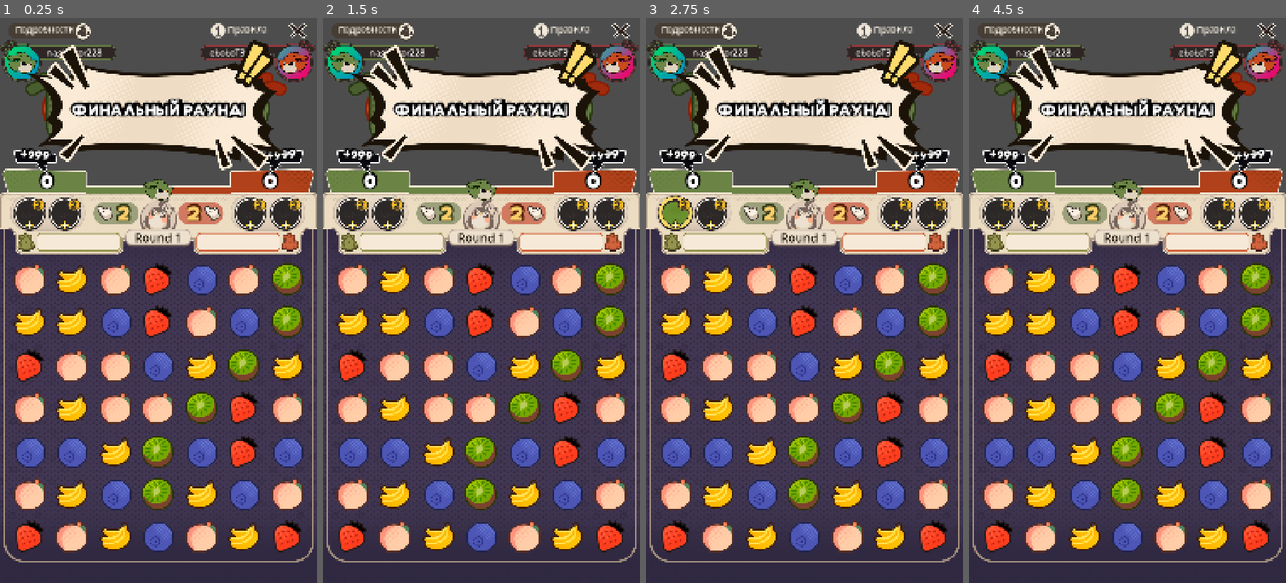
Above: before the commit, frames 1-4 (left to right).
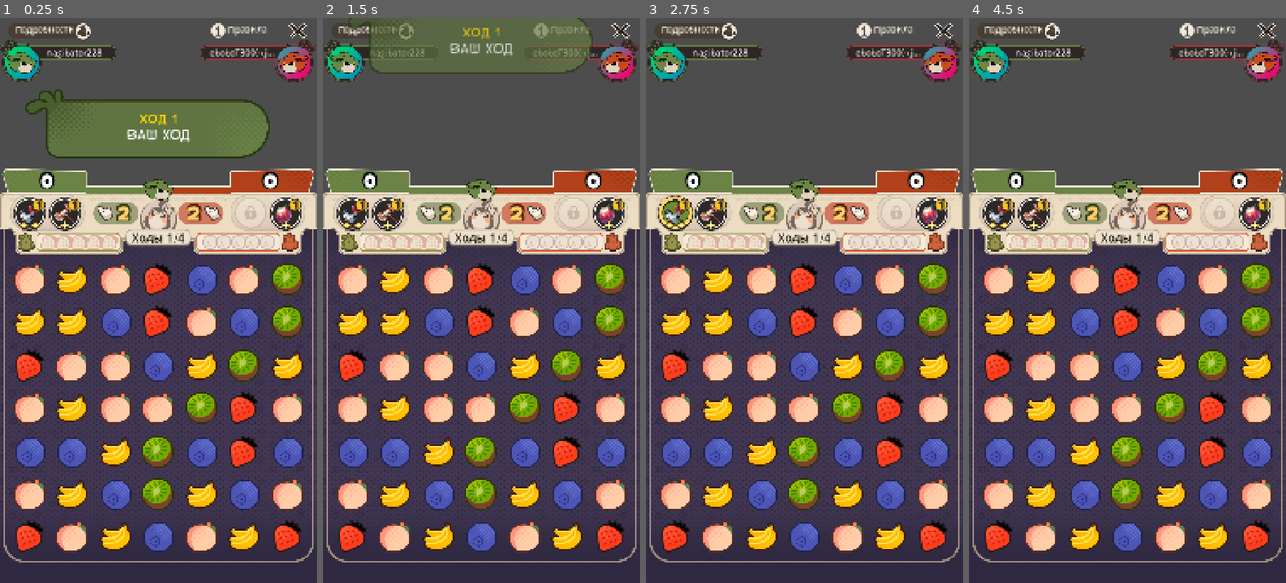
Above: after the commit, the same moments.

Repository: kakachaDev/origami-battle-godot
Game: Godot game, scene res://Assets/Scenes/game.tscn
Same seed, same stepped clock (60 frames per second), same inputs: the game is played once before the commit and once after it.
Inputs (mouse positions are in pixels of both pictures, inside the frame that each line leads up to):
- Up to frame 1 (0.25 s): no input
- Up to frame 2 (1.5 s): click "Правила" at 0.5 s; click "Подробности" at 1.25 s
- Up to frame 3 (2.75 s): click (677, 210) at 2.02 s
- Up to frame 4 (4.5 s): click "Правила" at 2.75 s; click "Подробности" at 3.5 s; click (1000, 210) at 4.27 s

The runs differ from the first frame. In frame 1, 14% of the frame differs, in the area x 4-96%, y 3-41%; in frame 2, 19%, in the area x 4-96%, y 0-41%; in frame 3, 14%; in frame 4, 14%.
Error before the commit: Invalid access to property or key 'move_completed' on a base object of type 'null instance'. (res://Assets/Scripts/GameManager.gd:31)

Commit message:
Implement round/turn system: popups, 4 rounds, game over animation
- Fix broken @onready paths after scene Bottom restructure (GameUI + GameManager)
- GameBoard: add set_board_locked() for external popup blocking
- GameManager: total_rounds=4, signal game_over emitted after round 4
- GameUI: slide-in popups (YourTurn/EnemyTurn/FinalRound) on each player switch;
  round label shows "Ходы N/4"; game over slides Top/Bottom off screen, reloads after 3s

Co-Authored-By: Claude Sonnet 4.6 <noreply@anthropic.com>

Diff:
--- a/Assets/Scripts/GameBoard.gd
+++ b/Assets/Scripts/GameBoard.gd
@@ -26,6 +26,7 @@
 
 var _drag_from: Vector2i = Vector2i(-1, -1)
 var _busy := false
+var _locked_external := false
 
 var _current_player: int = 0
 var _l_passive_gem_type: int = -1
@@ -58,7 +59,10 @@
 
 var is_busy: bool:
 	get:
-		return _busy
+		return _busy or _locked_external
+
+func set_board_locked(value: bool) -> void:
+	_locked_external = value
 
 func configure_passive(l_type: int, r_type: int) -> void:
 	_l_passive_gem_type = l_type
--- a/Assets/Scripts/GameManager.gd
+++ b/Assets/Scripts/GameManager.gd
@@ -6,7 +6,7 @@
 const RIGHT := 1
 const PASSIVE_CHARGE_MAX := 5
 
-@export var total_rounds: int = 0
+@export var total_rounds: int = 4
 
 var current_round: int = 1
 var current_player: int = LEFT
@@ -24,8 +24,9 @@
 signal turns_updated(l_moves: int, r_moves: int, player: int, round: int)
 signal passive_types_assigned(l_gem_type: int, r_gem_type: int)
 signal passive_charge_updated(player: int, charge: int)
+signal game_over
 
-@onready var _board: GameBoard = $"../GameField/Gems"
+@onready var _board: GameBoard = $"../Bottom/GameField/Gems"
 
 func _ready() -> void:
 	_board.move_completed.connect(_on_move_completed)
@@ -78,5 +79,8 @@
 			current_round += 1
 			l_moves_left = MOVES_PER_TURN
 			r_moves_left = MOVES_PER_TURN
+			if total_rounds > 0 and current_round > total_rounds:
+				game_over.emit()
+				return
 	turns_updated.emit(l_moves_left, r_moves_left, current_player, current_round)
 	_board.set_current_player(current_player)
--- a/Assets/Scripts/GameUI.gd
+++ b/Assets/Scripts/GameUI.gd
@@ -8,25 +8,34 @@
 @export var passive_stack_resources: Array[PassiveStackData] = []
 
 @onready var _manager: GameManager = $"../GameManager"
-@onready var _board: GameBoard = $"../GameField/Gems"
-@onready var _l_turns: Label = $"../HotBar/L_Turns"
-@onready var _r_turns: Label = $"../HotBar/R_Turns"
-@onready var _l_score: Label = $"../HotBar/L_Score"
-@onready var _r_score: Label = $"../HotBar/R_Score"
-@onready var _turn_label: Label = $"../HotBar/Turn"
-@onready var _score_line: ScoreLine = $"../HotBar/ScoreLine"
-@onready var _l_add_score: TextureRect = $"../HotBar/L_AddScore"
-@onready var _r_add_score: TextureRect = $"../HotBar/R_AddScore"
-@onready var _l_passive: PassiveStack = $"../HotBar/L_PassiveStack"
-@onready var _r_passive: PassiveStack = $"../HotBar/R_PassiveStack"
-@onready var _l_skill1: ActiveSkillBase = $"../HotBar/L_ActiveSkillSlots/Slot1/ActiveSkillBase"
-@onready var _l_skill2: ActiveSkillBase = $"../HotBar/L_ActiveSkillSlots/Slot2/ActiveSkillBase"
-@onready var _r_skill1: ActiveSkillBase = $"../HotBar/R_ActiveSkillSlots/Slot1/ActiveSkillBase"
-@onready var _r_slot2: Control = $"../HotBar/R_ActiveSkillSlots/Slot2"
+@onready var _board: GameBoard = $"../Bottom/GameField/Gems"
+@onready var _l_turns: Label = $"../Bottom/HotBar/L_Turns"
+@onready var _r_turns: Label = $"../Bottom/HotBar/R_Turns"
+@onready var _l_score: Label = $"../Bottom/HotBar/L_Score"
+@onready var _r_score: Label = $"../Bottom/HotBar/R_Score"
+@onready var _turn_label: Label = $"../Bottom/HotBar/Turn"
+@onready var _score_line: ScoreLine = $"../Bottom/HotBar/ScoreLine"
+@onready var _l_add_score: TextureRect = $"../Bottom/HotBar/L_AddScore"
+@onready var _r_add_score: TextureRect = $"../Bottom/HotBar/R_AddScore"
+@onready var _l_passive: PassiveStack = $"../Bottom/HotBar/L_PassiveStack"
+@onready var _r_passive: PassiveStack = $"../Bottom/HotBar/R_PassiveStack"
+@onready var _l_skill1: ActiveSkillBase = $"../Bottom/HotBar/L_ActiveSkillSlots/Slot1/ActiveSkillBase"
+@onready var _l_skill2: ActiveSkillBase = $"../Bottom/HotBar/L_ActiveSkillSlots/Slot2/ActiveSkillBase"
+@onready var _r_skill1: ActiveSkillBase = $"../Bottom/HotBar/R_ActiveSkillSlots/Slot1/ActiveSkillBase"
+@onready var _r_slot2: Control = $"../Bottom/HotBar/R_ActiveSkillSlots/Slot2"
+@onready var _top_node: Control = $"../Top"
+@onready var _bottom_node: Control = $"../Bottom"
+@onready var _popup_enemy: TextureRect = $"../RoundPopups/EnemyTurn"
+@onready var _popup_your: TextureRect = $"../RoundPopups/YourTurn"
+@onready var _popup_final: TextureRect = $"../RoundPopups/FinalRound"
+@onready var _popup_enemy_label: RichTextLabel = $"../RoundPopups/EnemyTurn/RichTextLabel"
+@onready var _popup_your_label: RichTextLabel = $"../RoundPopups/YourTurn/RichTextLabel"
 
 var _current_player: int = GameManager.LEFT
 var _selected_skill: ActiveSkillBase = null
 var _pending_skill_button: ActiveSkillBase = null
+var _game_started := false
+var _popup_rest_y: Dictionary = {}
 
 var _l_score_val: int = 0
 var _r_score_val: int = 0
@@ -54,8 +63,13 @@
 	_board.skill_targeting_changed.connect(_on_skill_targeting_changed)
 	_board.skill_executing.connect(_on_skill_executing)
 	_board.skill_used.connect(_on_skill_used)
+	_manager.game_over.connect(_on_game_over)
+
 	_l_add_score.visible = false
 	_r_add_score.visible = false
+	_popup_enemy.visible = false
+	_popup_your.visible = false
+	_popup_final.visible = false
 
 	_r_slot2.visible = false
 
@@ -122,13 +136,16 @@
 func _on_turns_updated(l_moves: int, r_moves: int, player: int, round: int) -> void:
 	_l_turns.text = str(l_moves)
 	_r_turns.text = str(r_moves)
+	_turn_label.text = "Ходы %d/%d" % [round, _manager.total_rounds]
+	_schedule_add_score_hide()
+
+	var player_changed := player != _current_player or not _game_started
 	_current_player = player
 	_update_skill_button_interaction()
-	if _manager.total_rounds > 0:
-		_turn_label.text = "Round %d/%d" % [round, _manager.total_rounds]
-	else:
-		_turn_label.text = "Round %d" % round
-	_schedule_add_score_hide()
+
+	if player_changed:
+		_game_started = true
+		_do_turn_popup(player, round)
 
 func _on_passive_types_assigned(l_gem_type: int, r_gem_type: int) -> void:
 	if passive_stack_resources.size() < 5:
@@ -373,3 +390,55 @@
 	tw.parallel().tween_property(node, "scale", Vector2.ZERO, 0.3) \
 		.set_trans(Tween.TRANS_BACK).set_ease(Tween.EASE_IN)
 	tw.tween_callback(func() -> void: node.visible = false)
+
+func _do_turn_popup(player: int, round: int) -> void:
+	_board.set_board_locked(true)
+	var round_text := "[color=gold]Ход %d[/color]" % round
+	_popup_enemy_label.text = round_text + "\nХОД ПРОТИВНИКА"
+	_popup_your_label.text = round_text + "\nВАШ ХОД"
+
+	if player == GameManager.LEFT and round == _manager.total_rounds:
+		await _show_and_hide_popup(_popup_final, 1.2)
+
+	var popup := _popup_enemy if player == GameManager.RIGHT else _popup_your
+	await _show_and_hide_popup(popup, 0.8)
+
+	_board.set_board_locked(false)
+
+func _show_and_hide_popup(popup: TextureRect, hold_time: float) -> void:
+	if not _popup_rest_y.has(popup):
+		_popup_rest_y[popup] = popup.position.y
+	var rest_y: float = _popup_rest_y[popup]
+
+	popup.position.y = rest_y - 700.0
+	popup.modulate.a = 1.0
+	popup.visible = true
+
+	var tw := create_tween()
+	tw.tween_property(popup, "position:y", rest_y, 0.5) \
+		.set_trans(Tween.TRANS_BACK).set_ease(Tween.EASE_OUT)
+	await tw.finished
+
+	await get_tree().create_timer(hold_time).timeout
+
+	tw = create_tween()
+	tw.tween_property(popup, "position:y", rest_y - 700.0, 0.35) \
+		.set_trans(Tween.TRANS_QUAD).set_ease(Tween.EASE_IN)
+	tw.parallel().tween_property(popup, "modulate:a", 0.0, 0.35) \
+		.set_trans(Tween.TRANS_QUAD).set_ease(Tween.EASE_IN)
+	await tw.finished
+
+	popup.visible = false
+	popup.modulate.a = 1.0
+
+func _on_game_over() -> void:
+	_board.set_board_locked(true)
+	var tw := create_tween()
+	tw.set_parallel(true)
+	tw.tween_property(_top_node, "position:y", -417.0, 0.6) \
+		.set_trans(Tween.TRANS_QUAD).set_ease(Tween.EASE_IN)
+	tw.tween_property(_bottom_node, "position:y", 1920.0, 0.6) \
+		.set_trans(Tween.TRANS_QUAD).set_ease(Tween.EASE_IN)
+	await tw.finished
+	await get_tree().create_timer(3.0).timeout
+	get_tree().reload_current_scene()
